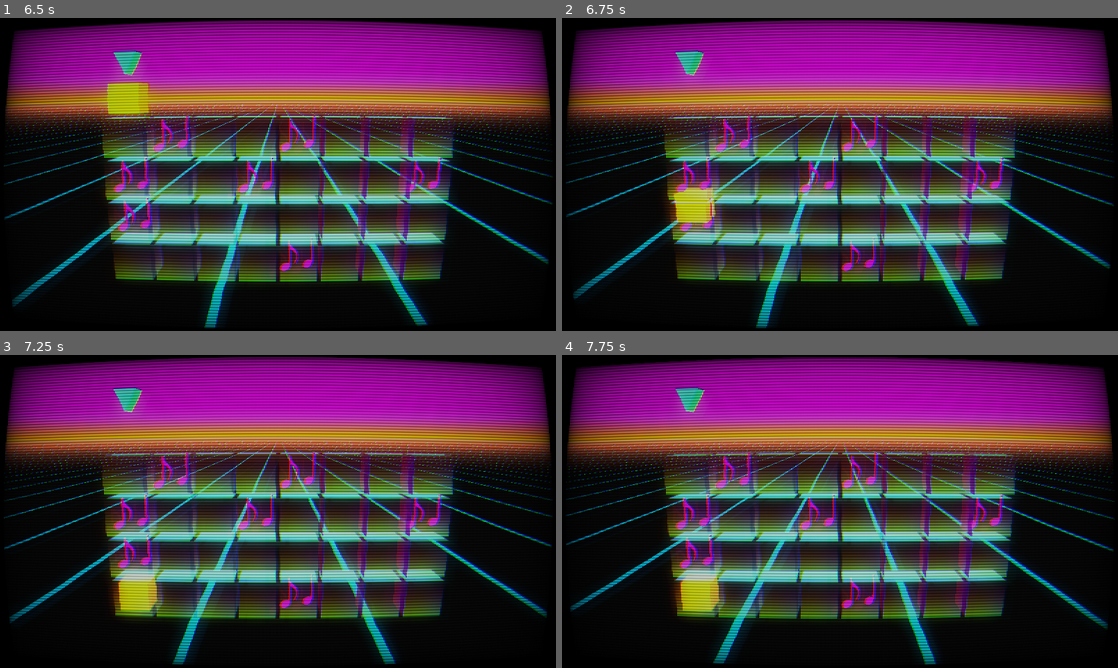
Above: before the commit, frames 1-4 (two rows, left to right).
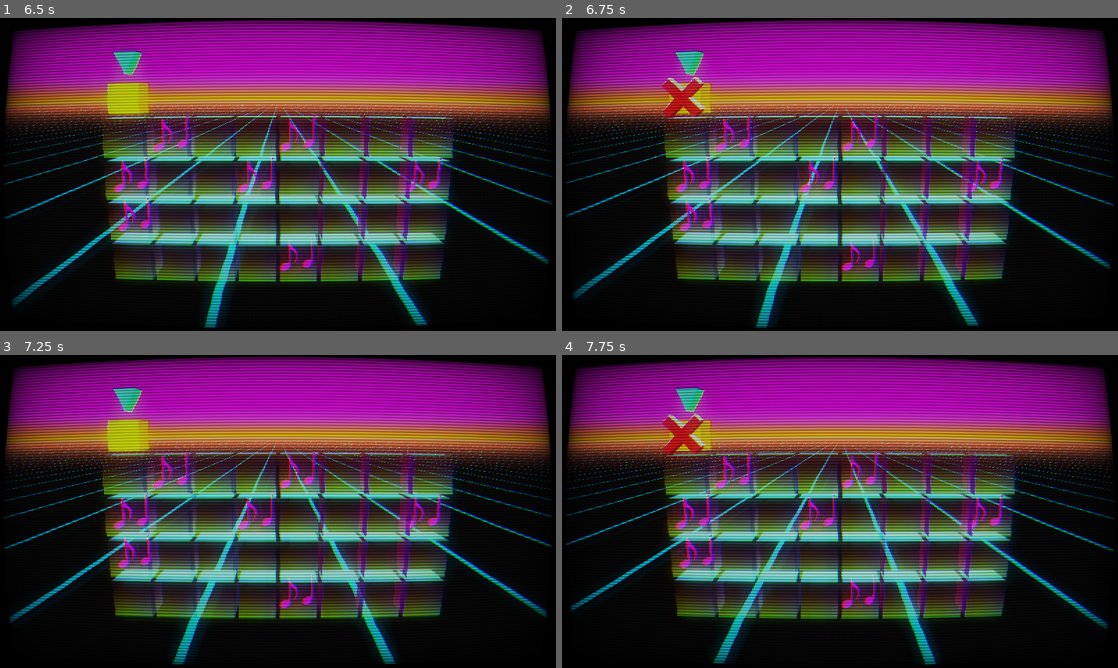
Above: after the commit, the same moments.

Repository: Lumbi/GMTK2024
Game: Godot game, scene res://play.tscn
Two runs of this game, one before a commit and one after it. Both use one fixed random seed, a clock stepped at 60 frames per second and the inputs below. Sound files missing from this copy of the repository are replaced by a short silence.
Inputs:
- Up to frame 1 (6.5 s): tap Space (drop) every 0.75 s from 0.6 to 5.85 s
- Up to frame 2 (6.75 s): tap Space (drop) at 6.6 s
- Up to frame 3 (7.25 s): no input
- Up to frame 4 (7.75 s): tap Space (drop) at 7.35 s

Frame 1 is identical in both runs. In frame 2, 1.9% of the frame differs, in the area x 17-29%, y 18-68%; in frame 3, 1.9%; in frame 4, 1.9%, in the area x 17-30%, y 18-84%.

Commit message:
Fixes

Diff:
--- a/play.gd
+++ b/play.gd
@@ -65,7 +65,7 @@
 	beat_duration = (1.0 / (bpm * 2.0) * 60.0)
 	bar_duration = beat_duration * 8
 
-	var bar_time = $BGM.get_playback_position()
+	var bar_time = $BGM.get_playback_position() + AudioServer.get_time_since_last_mix()
 	while bar_time > bar_duration:
 		bar_time -= bar_duration
 
--- a/play.tscn
+++ b/play.tscn
@@ -185,6 +185,9 @@
 "play_start_camera": SubResource("Animation_shotd")
 }
 
+[sub_resource type="LabelSettings" id="LabelSettings_2hglg"]
+font_size = 32
+
 [node name="root" type="Node3D"]
 script = ExtResource("1_uihu7")
 
@@ -273,3 +276,10 @@
 }
 
 [node name="Fail" parent="." instance=ExtResource("9_52p7j")]
+
+[node name="UI" type="Node2D" parent="."]
+
+[node name="Debug" type="Label" parent="UI"]
+offset_right = 589.0
+offset_bottom = 182.0
+label_settings = SubResource("LabelSettings_2hglg")
Not shown, changed: export_presets.cfg
Not shown: 1 places in play.tscn that only renumber resources
